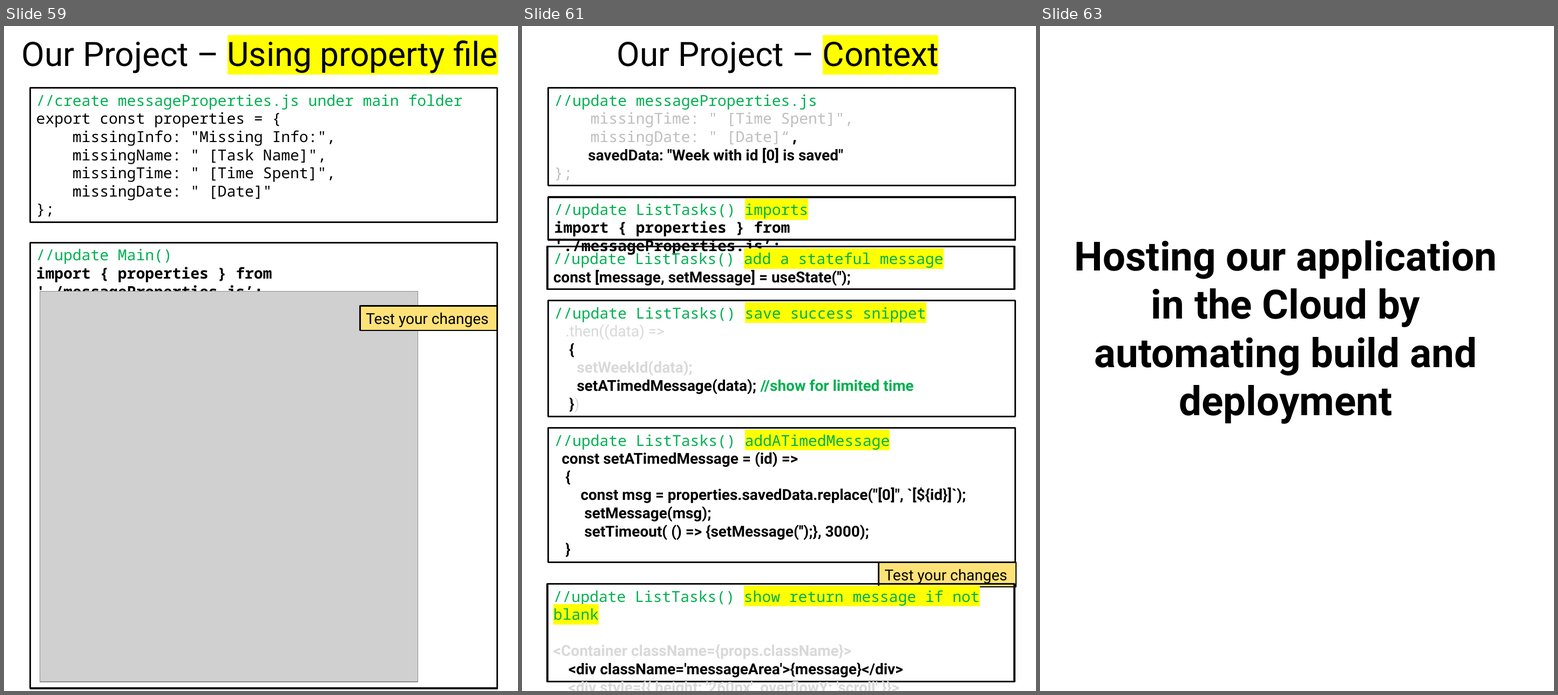
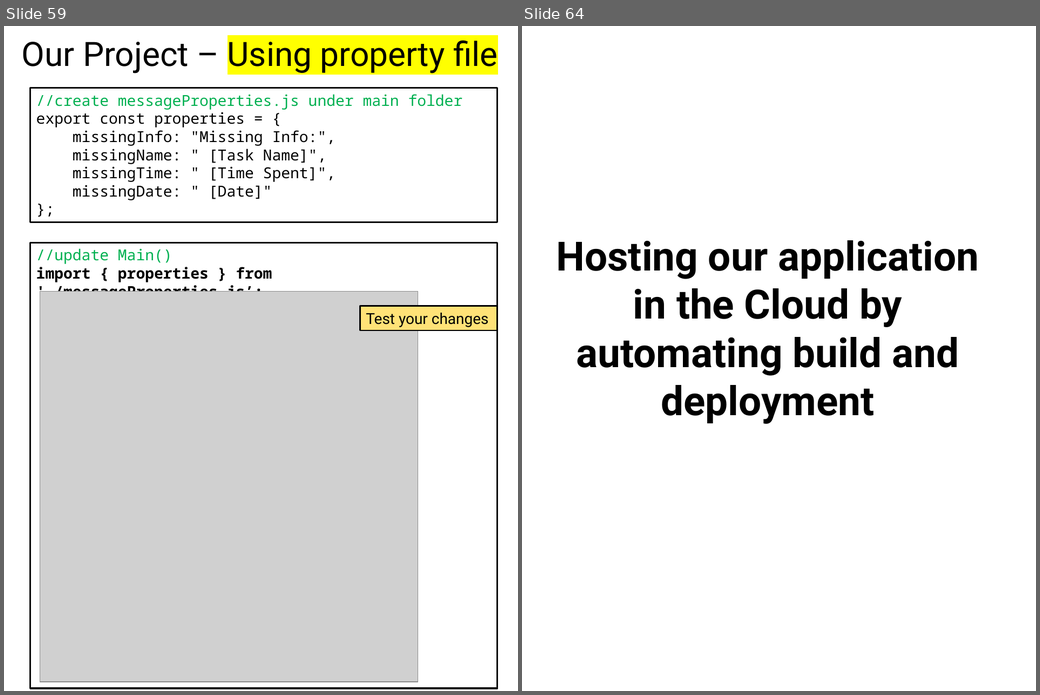
Before and after one commit to scorpion0511/mytracker, a slide deck: doc/React.pptx. Shown side by side, each under a label of ours: slides 59, 61 and 63 before the commit, slides 59 and 64 after it; the slides between them are not shown. The pictures are 1558x695 and 1040x695 pixels, drawn with LibreOffice and Linux fonts; fonts in the diff are those of the drawing; grey boxes stand for pictures. Boxes give left, top, right and bottom in pixels: in the first picture for what was removed or moved away, otherwise in the second. Text is boxed around its words. In the diff, an @@ line names an element or a change of style, - is before the commit and + after.

```diff
--- a/doc/React.pptx
+++ b/doc/React.pptx
@@ slide 61 removed at (x1=522, y1=26, x2=1036, y2=691), background #FFFFFF @@
@@ text removed at (x1=617, y1=36, x2=939, y2=75) @@
-Our Project – Context
@@ rectangle removed at (x1=548, y1=88, x2=1016, y2=186) @@
-//update messageProperties.js
-missingTime: " [Time Spent]",
-missingDate: " [Date]“,
-savedData: "Week with id [0] is saved"
-};
@@ rectangle removed at (x1=548, y1=197, x2=1016, y2=240) @@
-//update ListTasks() imports
-import { properties } from './messageProperties.js’;
@@ rectangle removed at (x1=547, y1=247, x2=1014, y2=290) @@
-//update ListTasks() add a stateful message
-const [message, setMessage] = useState('');
@@ rectangle removed at (x1=548, y1=300, x2=1016, y2=417) @@
-//update ListTasks() save success snippet
-.then((data) =>
-{
-setWeekId(data);
-setATimedMessage(data); //show for limited time
-})
@@ rectangle removed at (x1=548, y1=428, x2=1016, y2=562) @@
-//update ListTasks() addATimedMessage
-const setATimedMessage = (id) =>
-{
-const msg = properties.savedData.replace("[0]", `[${id}]`);
-setMessage(msg);
-setTimeout( () => {setMessage('');}, 3000);
-}
@@ rectangle removed at (x1=879, y1=562, x2=1016, y2=587) @@
-Test your changes
@@ rectangle removed at (x1=547, y1=584, x2=1014, y2=682) @@
-//update ListTasks() show return message if not blank
-<Container className={props.className}>
-<div className='messageArea'>{message}</div>
-<div style={{ height: '260px', overflowY: 'scroll' }}>
@@ what was slide 63 is now slide 64 @@
```
Also in this commit, not shown: 3 slides changed, 2 slides added.
